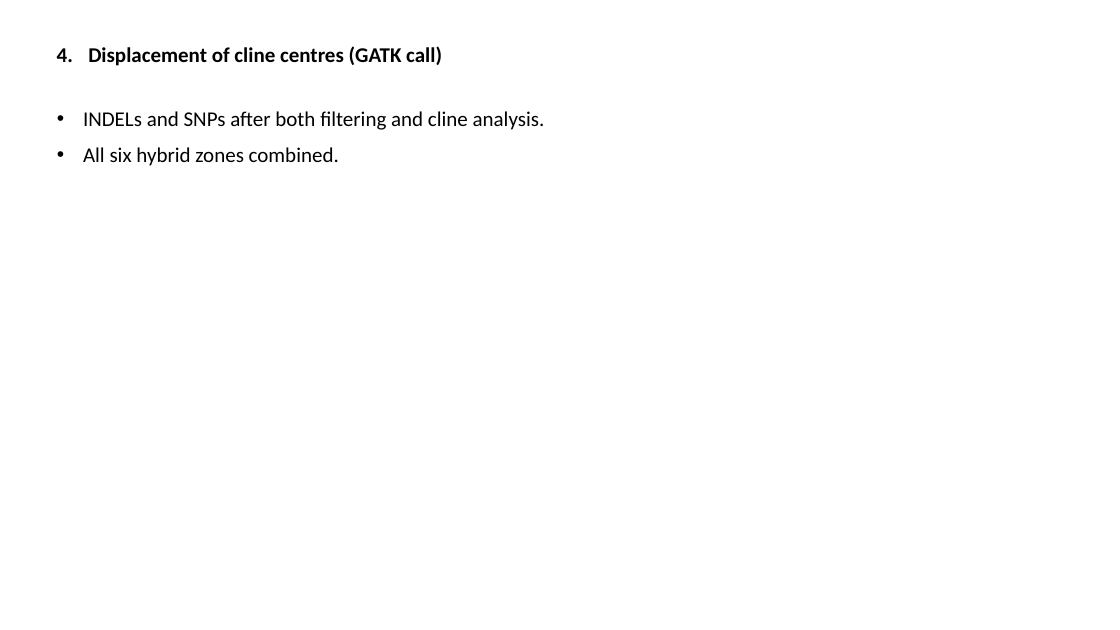
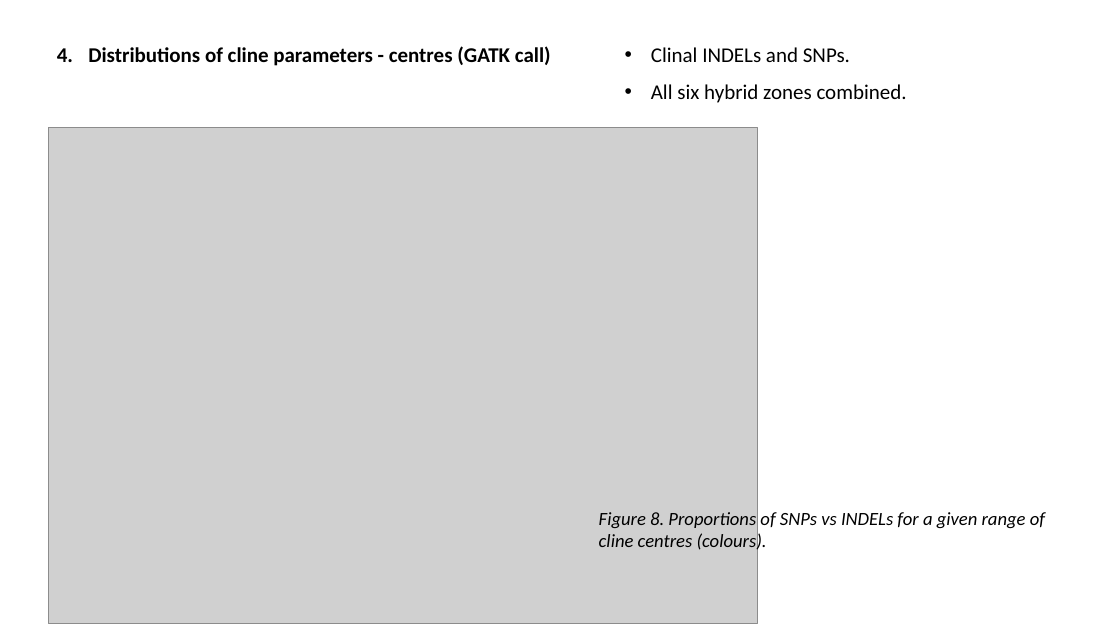
Before and after one commit to sam0per/Littorina_saxatilis_short_variants, a slide deck: slide 20 of short_genetic_variants/docs/short_indels.pptx. Drawn at 1120x630 pixels with LibreOffice and Linux fonts; fonts in the diff are those of the drawing; grey boxes stand for pictures. Boxes give left, top, right and bottom in pixels: in the first picture for what was removed or moved away, otherwise in the second. Text is boxed around its words. In the diff, an @@ line names an element or a change of style, - is before the commit and + after.

Commit message:
cline centres figure

```diff
--- a/short_genetic_variants/docs/short_indels.pptx
+++ b/short_genetic_variants/docs/short_indels.pptx
@@ text at <box>88,46,551,66</box>: text changed @@
-4. Displacement of cline centres (GATK call)
+4. Distributions of cline parameters - centres (GATK call)
@@ text at <box>651,47,850,62</box>: text changed @@
-• INDELs and SNPs after both filtering and cline analysis.
+• Clinal INDELs and SNPs.
@@ text "All six hybrid zones combined.": place and size @@
-text "All six hybrid zones combined." at <box>83,147,339,166</box>
+text "All six hybrid zones combined." at <box>651,84,907,103</box>
@@ picture added at <box>49,128,758,624</box> @@
@@ text added at <box>599,512,1045,553</box>, 16 pt, text #000000, italic @@
+Figure 8. Proportions of SNPs vs INDELs for a given range of cline centres (colours).
```
Also in this commit, not shown: 2 other slides changed, 2 other files.
